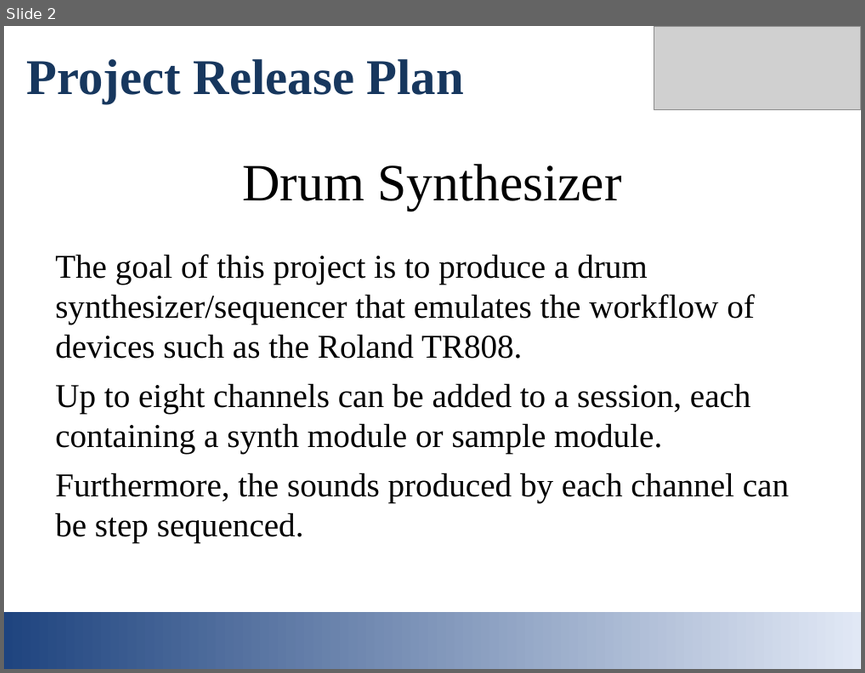
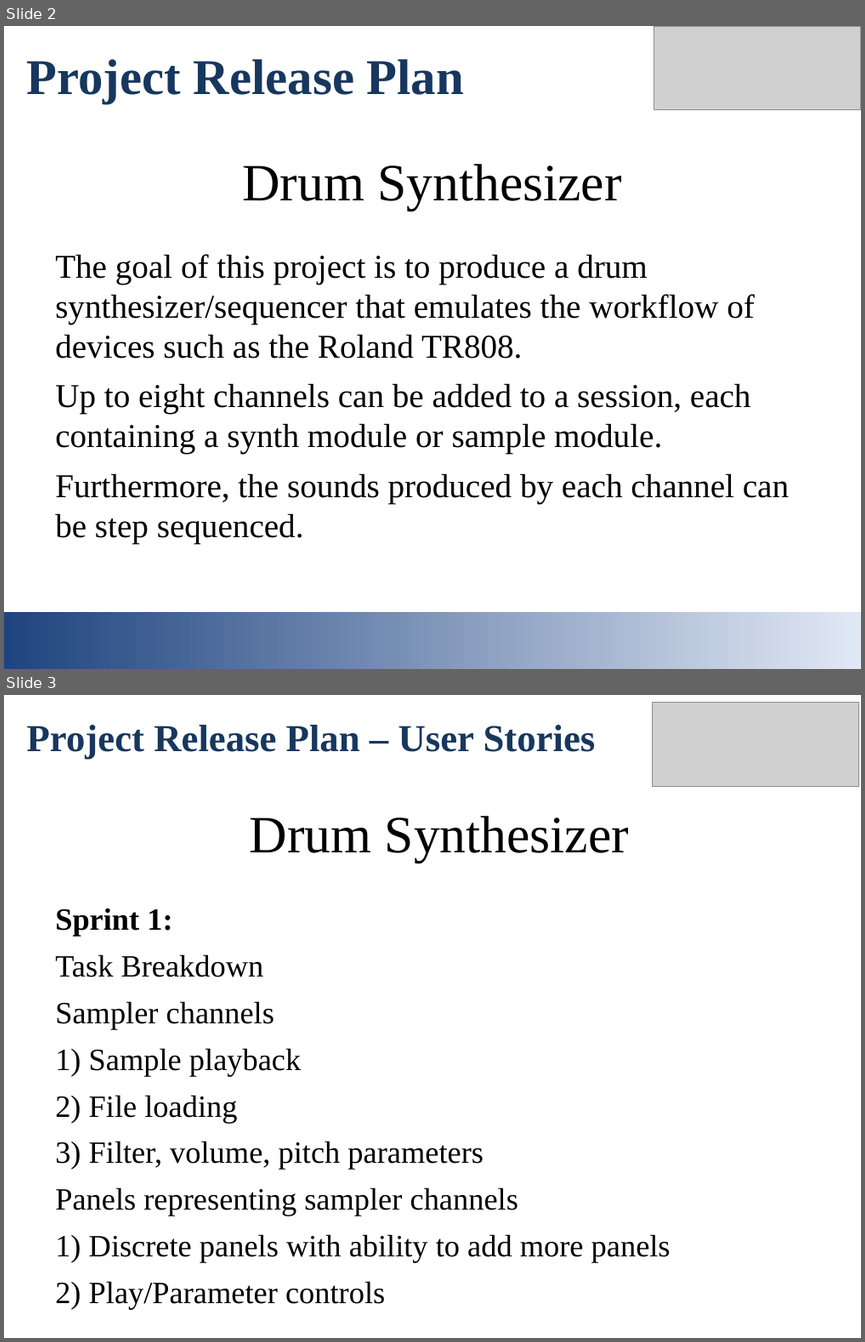
Before and after one commit to anthonyassi/Drum-Synthesizer, a slide deck: trillbeatspresentation.ppt. Shown one above the other, each under a label of ours: slide 2 before the commit, slides 2 and 3 after it. The pictures are 865x673 and 865x1342 pixels, drawn with LibreOffice and Linux fonts; fonts in the diff are those of the drawing; grey boxes stand for pictures. Boxes give left, top, right and bottom in pixels: in the first picture for what was removed or moved away, otherwise in the second. Text is boxed around its words. In the diff, an @@ line names an element or a change of style, - is before the commit and + after.

```diff
--- a/trillbeatspresentation.ppt
+++ b/trillbeatspresentation.ppt
@@ slide 3 added at [4, 695, 861, 1338], background #FFFFFF @@
@@ picture added at [652, 702, 859, 786] @@
@@ text added at [27, 725, 596, 760], 32 pt, text #17375E, bold @@
+Project Release Plan – User Stories
@@ text added at [250, 816, 629, 862], 44 pt, text #000000 @@
+Drum Synthesizer
@@ text added at [55, 907, 670, 1309], 26 pt, text #000000 @@
+Sprint 1:
+Task Breakdown
+Sampler channels
+1) Sample playback
+2) File loading
+3) Filter, volume, pitch parameters
+Panels representing sampler channels
+1) Discrete panels with ability to add more panels
+2) Play/Parameter controls
```
Also in this commit, not shown: 1 slide changed, 2 other files.
